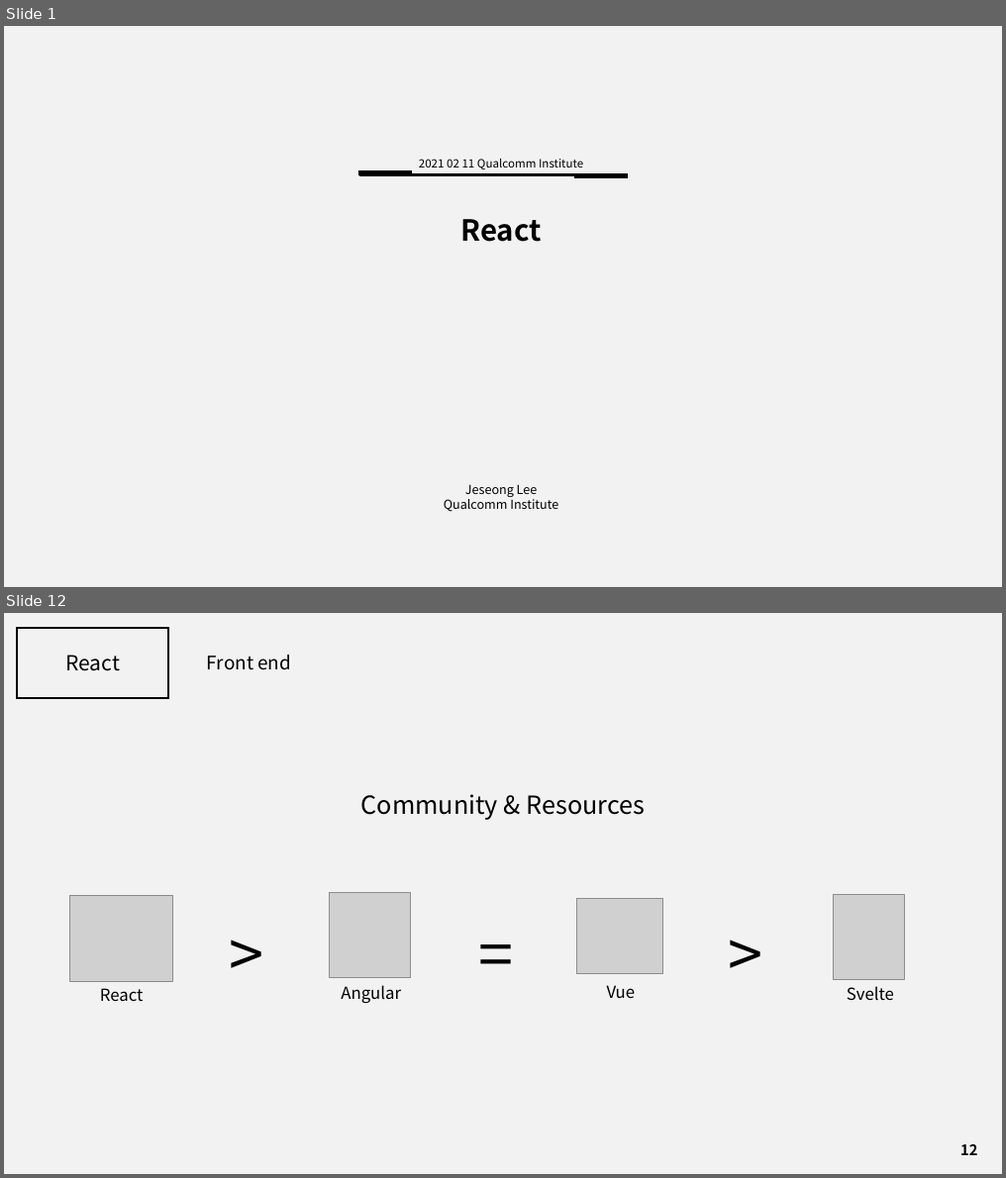
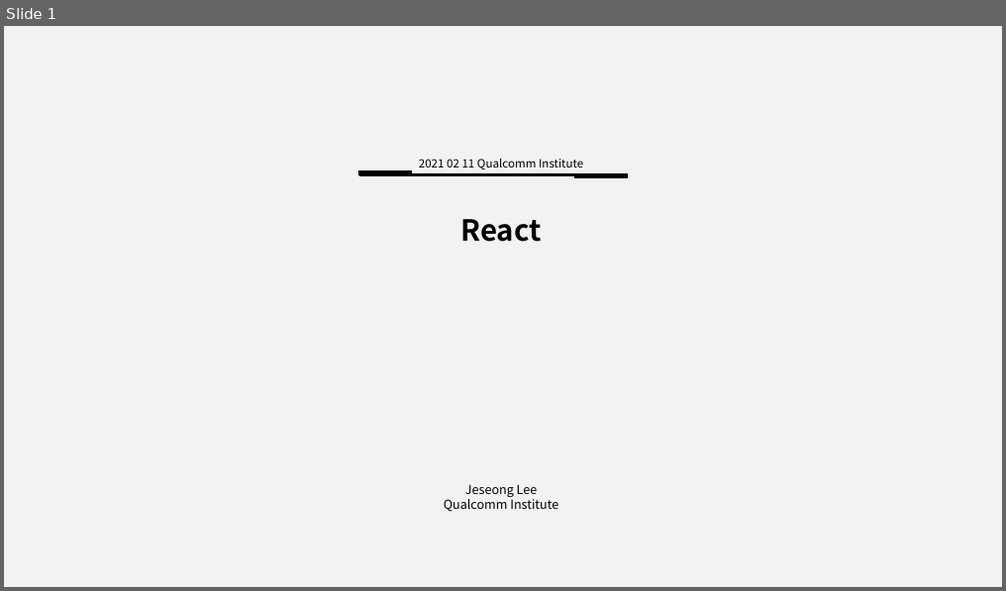
Before and after one commit to J3SUNG/Seminar, a slide deck: 210210_React_2.pptx. Shown one above the other, each under a label of ours: slides 1 and 12 before the commit, slide 1 after it; the slides between them are not shown. The pictures are 1006x1178 and 1006x591 pixels, drawn with LibreOffice and Linux fonts; fonts in the diff are those of the drawing; grey boxes stand for pictures. Boxes give left, top, right and bottom in pixels: in the first picture for what was removed or moved away, otherwise in the second. Text is boxed around its words. In the diff, an @@ line names an element or a change of style, - is before the commit and + after.

```diff
--- a/210210_React_2.pptx
+++ b/210210_React_2.pptx
@@ slide 12 removed at box(4, 613, 1002, 1174), background #F2F2F2 @@
@@ rectangle removed at box(17, 628, 168, 697) @@
@@ text removed at box(65, 655, 120, 671) @@
-React
@@ text removed at box(207, 655, 291, 670) @@
-Front end
@@ text removed at box(361, 794, 646, 820) @@
-Community & Resources
@@ picture removed at box(70, 896, 173, 981) @@
@@ picture removed at box(329, 892, 411, 977) @@
@@ picture removed at box(576, 899, 663, 973) @@
@@ picture removed at box(834, 894, 905, 980) @@
@@ text removed at box(199, 912, 294, 995) @@
->
@@ text removed at box(448, 912, 544, 995) @@
-=
@@ text removed at box(697, 912, 793, 995) @@
->
@@ text removed at box(100, 988, 144, 1002) @@
-React
@@ text removed at box(341, 985, 401, 1004) @@
-Angular
@@ text removed at box(607, 985, 636, 998) @@
-Vue
@@ text removed at box(846, 986, 894, 1000) @@
-Svelte
@@ page number removed at box(960, 1145, 977, 1156) @@
-12
```
Also in this commit, not shown: 6 slides changed, 2 slides added, 39 other slides removed, 1 other file.
